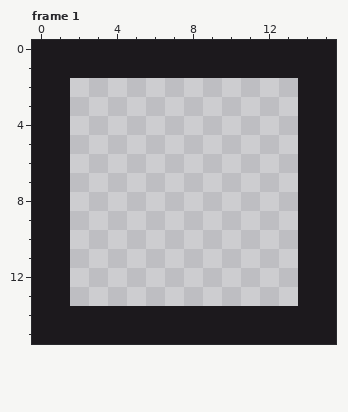
Pixel-art file: graphics_raw/cursor.aseprite. Above, as it was before the edit.
16x16 pixels, 2 frames. Shown: frame 1. The commit also changed other frames, which this record leaves out.
New version:
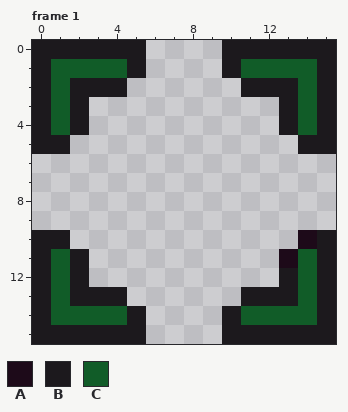
Palette (. is transparent): A #1d0a19  B #1c191d  C #115c28
Edits made:
Changed rows in their new state; - is an unchanged pixel.
Frame 1:
first column x 0:
 0 ------....------
 1 -CCCC-....-CCCC-
 2 -CBBB------BBBC-
 3 -CB----------BC-
 4 -CB----------BC-
 6 ..------------..
 7 ..------------..
 8 ..------------..
 9 ..------------..
10 --------------A-
11 -CB----------AC-
12 -CB----------BC-
13 -CBBB------BBBC-
14 -CCCC-....-CCCC-
15 ------....------
Boxes around the changes in both pictures, in picture pixels (x1, y1, x2, y2):
changed: (32, 40, 336, 344)
